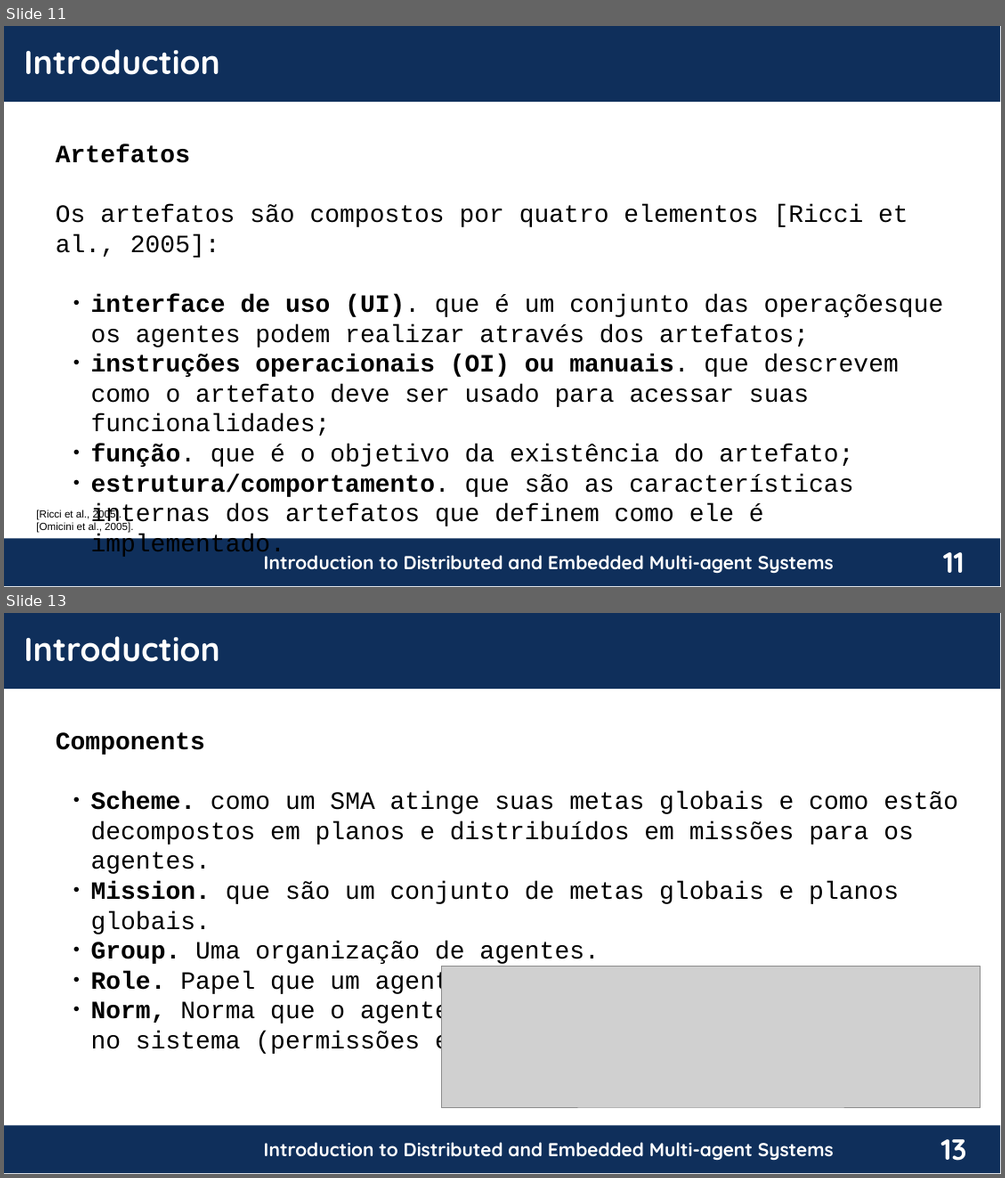
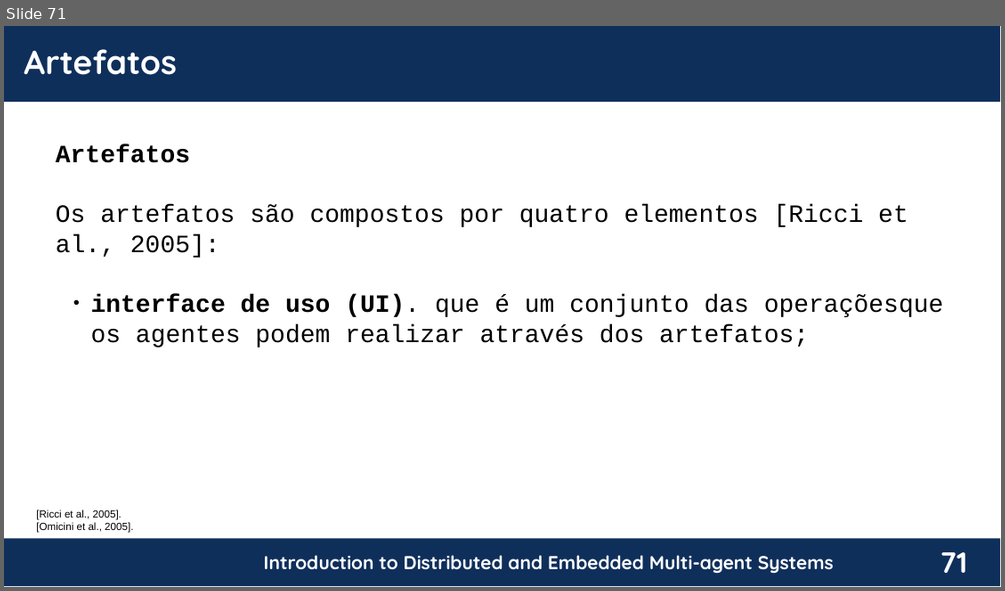
Before and after one commit to chon-group/distributedAndEmbeddedAI, a slide deck: course/02-TheAgentOrientedApproach/TheAgentOrientedApproach_20240217.pptx. Shown one above the other, each under a label of ours: slides 11 and 13 before the commit, slide 71 after it; the slides between them are not shown. The pictures are 1005x1178 and 1005x591 pixels, drawn with LibreOffice and Linux fonts; fonts in the diff are those of the drawing; grey boxes stand for pictures; background and template pictures are left out. Boxes give left, top, right and bottom in pixels: in the first picture for what was removed or moved away, otherwise in the second. Text is boxed around its words. In the diff, an @@ line names an element or a change of style, - is before the commit and + after.

```diff
--- a/course/02-TheAgentOrientedApproach/TheAgentOrientedApproach_20240217.pptx
+++ b/course/02-TheAgentOrientedApproach/TheAgentOrientedApproach_20240217.pptx
@@ slide 13 removed at <box>4,613,1001,1174</box>, background #FFFFFF; not listed: 4 template elements that a slide beside it also shows @@
@@ text removed at <box>24,636,219,662</box> @@
-Introduction
@@ text removed at <box>56,732,958,1055</box> @@
-Components
-  ● Scheme. como um SMA atinge suas metas globais e como estão decompostos em planos e distribuídos em missões para os agentes.
-  ● Mission. que são um conjunto de metas globais e planos globais.
-  ● Group. Uma organização de agentes.
-  ● Role. Papel que um agente pode assumir no sistema.
-  ● Norm, Norma que o agente deve estar de acordo a obedecer no sistema (permissões e obrigações).
@@ picture removed at <box>442,966,979,1107</box> @@
@@ what was slide 11 is now slide 71 @@
@@ slide 71 changed as well @@
@@ text at <box>24,49,177,75</box>: text changed @@
-Introduction
+Artefatos
@@ text at <box>91,354,898,558</box>: paragraphs removed @@
-  ● instruções operacionais (OI) ou manuais. que descrevem como o artefato deve ser usado para acessar suas funcionalidades;
-  ● função. que é o objetivo da existência do artefato;
-  ● estrutura/comportamento. que são as características internas dos artefatos que definem como ele é implementado.
@@ page number at <box>940,552,967,572</box>: text changed @@
-11
+71
```
Also in this commit, not shown: 6 other slides changed, 79 slides added, 6 other slides removed.
